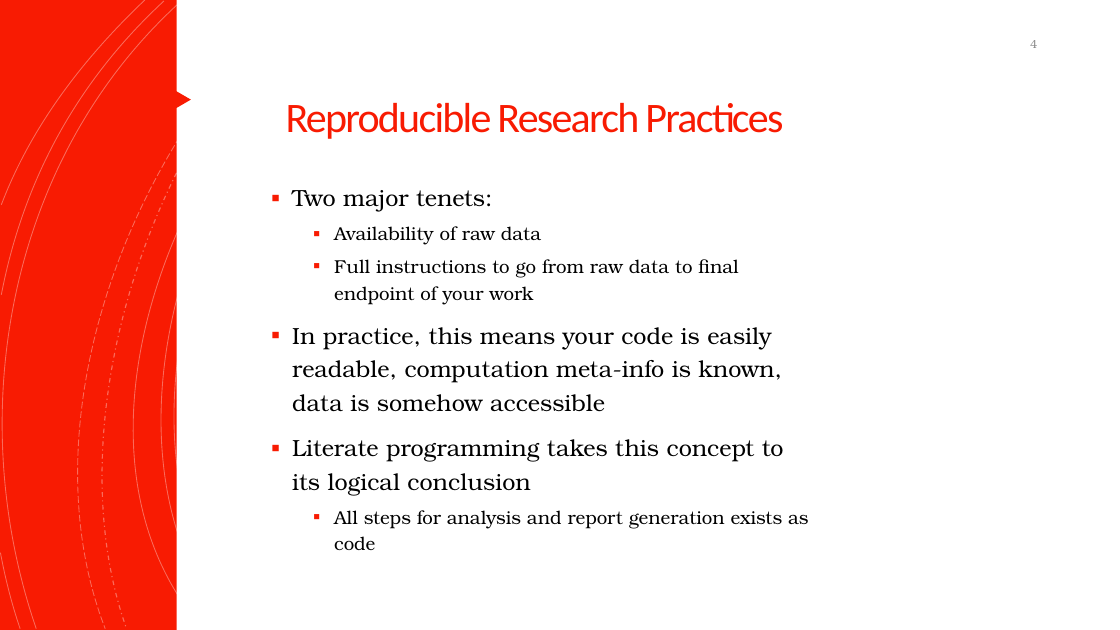
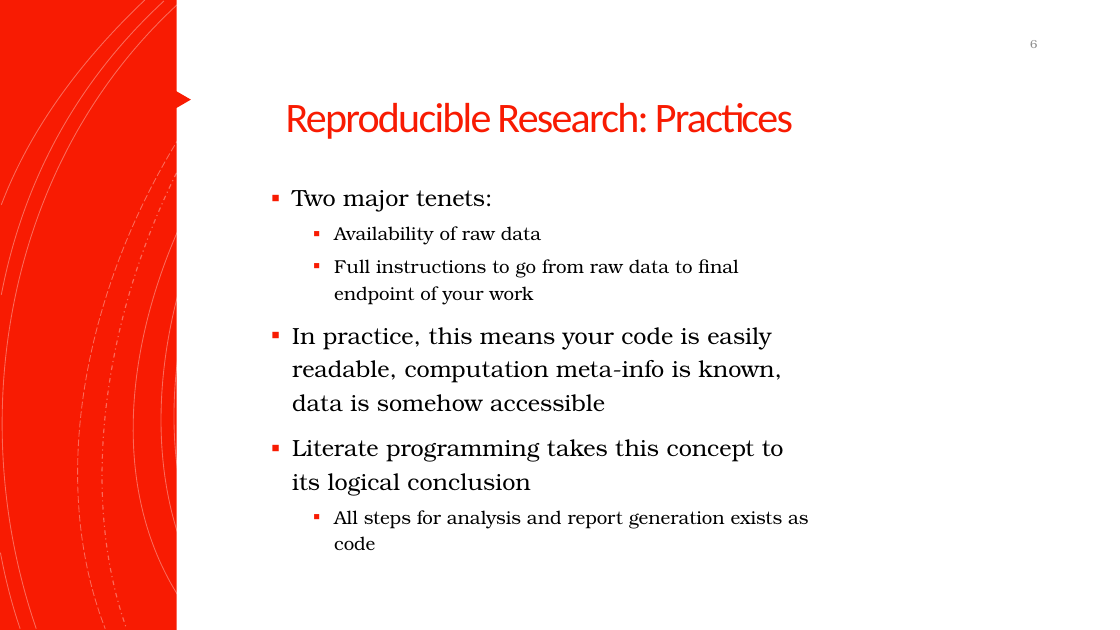
Before and after one commit to NeuroShepherd/R_Coding_Presentations, a slide deck: slide 6 of RStudio, Git, and Github/RStudio_Git_Github.pptx (slide 4 before the commit). Drawn at 1120x630 pixels with LibreOffice and Linux fonts; fonts in the diff are those of the drawing. Boxes give left, top, right and bottom in pixels: in the first picture for what was removed or moved away, otherwise in the second. Text is boxed around its words. In the diff, an @@ line names an element or a change of style, - is before the commit and + after.

```diff
--- a/RStudio, Git, and Github/RStudio_Git_Github.pptx
+++ b/RStudio, Git, and Github/RStudio_Git_Github.pptx
@@ page number at bbox=[1030, 40, 1037, 48]: text changed @@
-4
+6
@@ title at bbox=[286, 103, 793, 139]: text changed @@
-Reproducible Research Practices
+Reproducible Research: Practices
```
Also in this commit, not shown: 6 other slides changed, 2 slides added.
